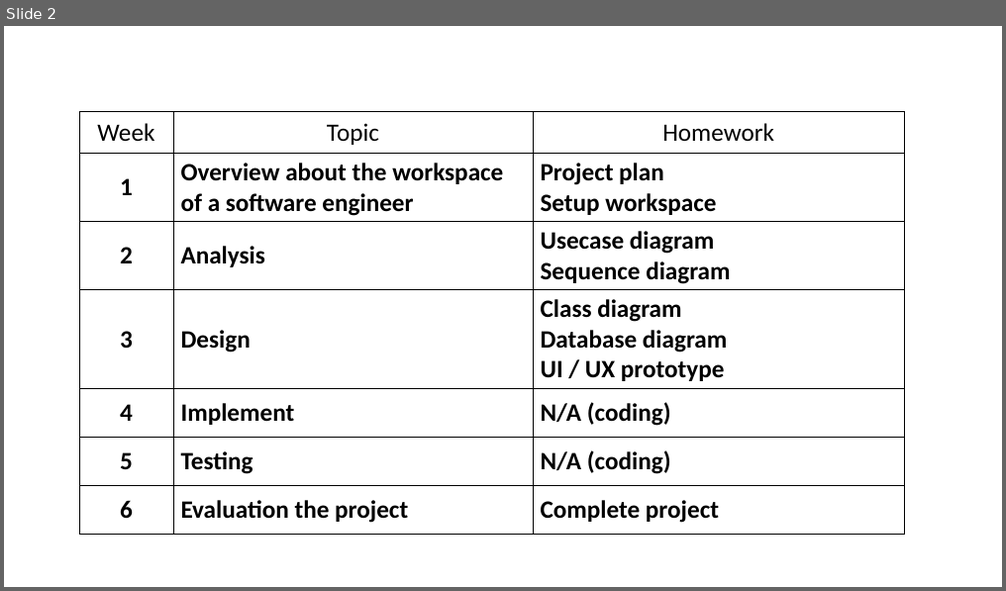
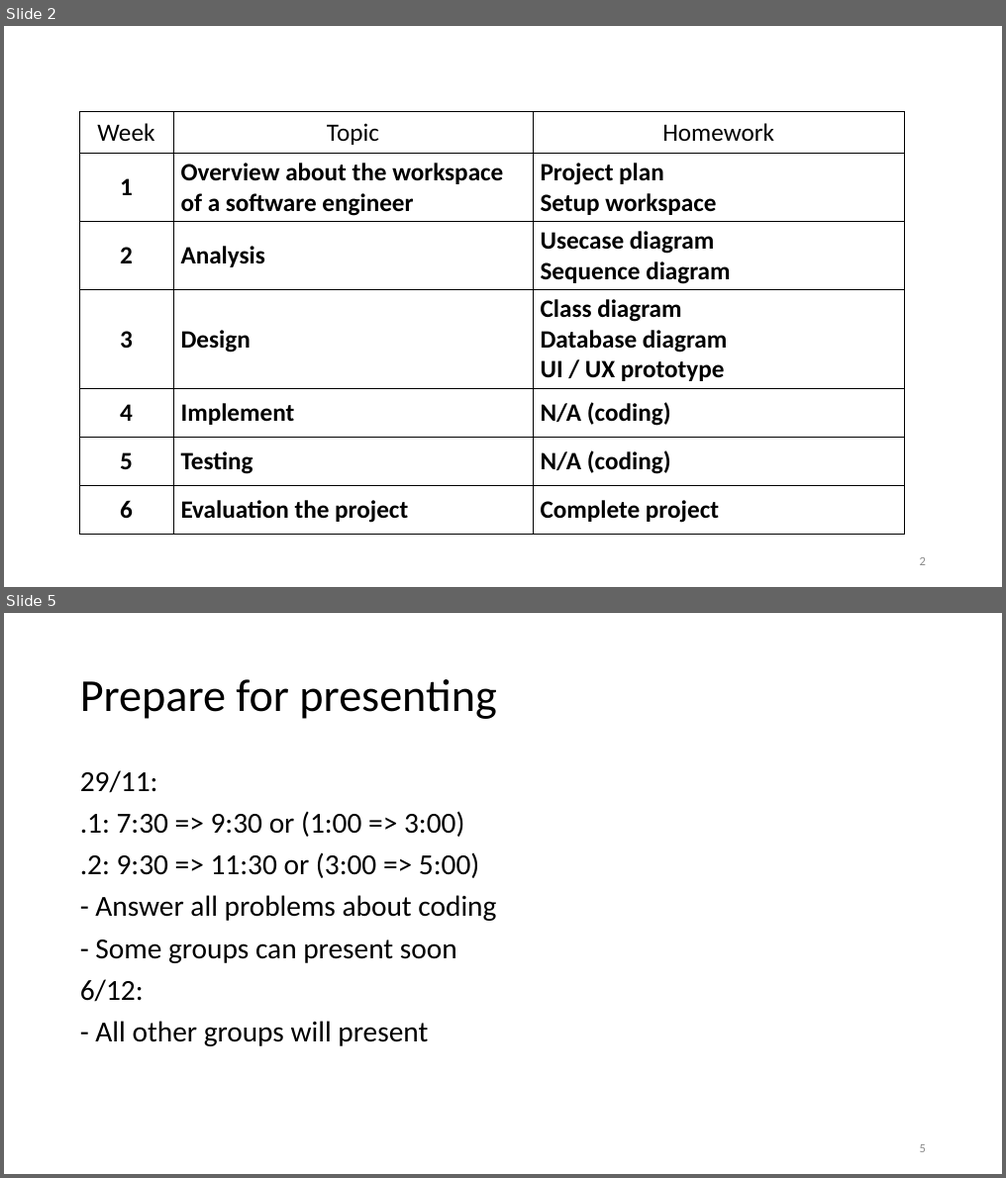
Before and after one commit to vutuanhai237/CourseMaterials, a slide deck: CS4273 - Introduce to Software Engineering/Lab 6. Evaluation.pptx. Shown one above the other, each under a label of ours: slide 2 before the commit, slides 2 and 5 after it; the slides between them are not shown. The pictures are 1006x591 and 1006x1178 pixels, drawn with LibreOffice and Linux fonts; fonts in the diff are those of the drawing. Boxes give left, top, right and bottom in pixels: in the first picture for what was removed or moved away, otherwise in the second. Text is boxed around its words. In the diff, an @@ line names an element or a change of style, - is before the commit and + after.

```diff
--- a/CS4273 - Introduce to Software Engineering/Lab 6. Evaluation.pptx
+++ b/CS4273 - Introduce to Software Engineering/Lab 6. Evaluation.pptx
@@ slide 5 added at (4,613,1002,1174), background #FFFFFF @@
@@ title added at (80,679,496,719), 44 pt, text #000000 @@
+Prepare for presenting
@@ text added at (80,770,496,1047), 28 pt, text #000000 @@
+29/11:
+.1: 7:30 => 9:30 or (1:00 => 3:00)
+.2: 9:30 => 11:30 or (3:00 => 5:00)
+- Answer all problems about coding
+- Some groups can present soon
+6/12:
+- All other groups will present
@@ page number added at (920,1145,926,1153), 12 pt, text #8C8C8C @@
+5
@@ slide 2 changed as well @@
@@ page number added at (920,558,926,566), 12 pt, text #8C8C8C @@
+2
```
Also in this commit, not shown: 5 other slides changed, 2 other slides added, 17 other files.
